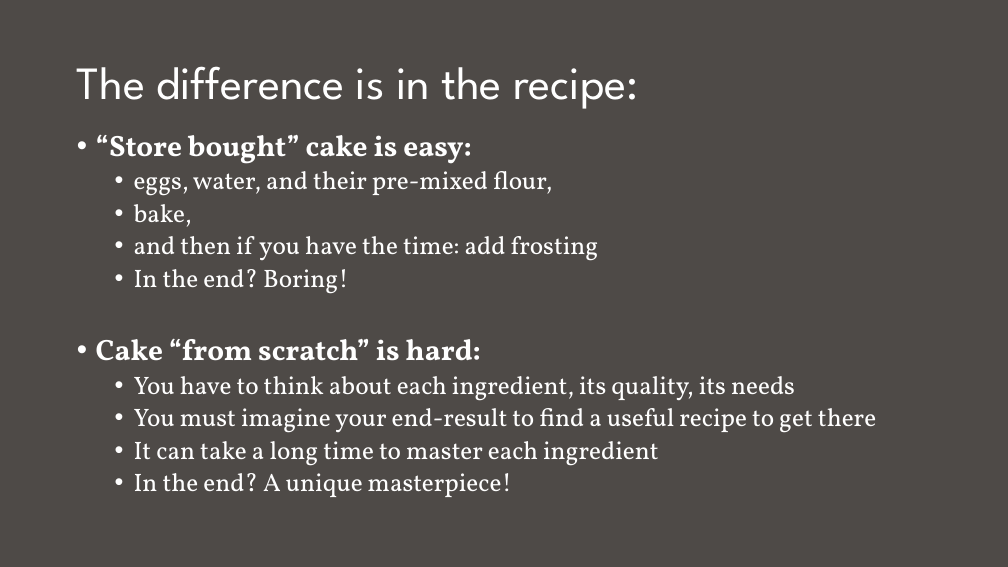
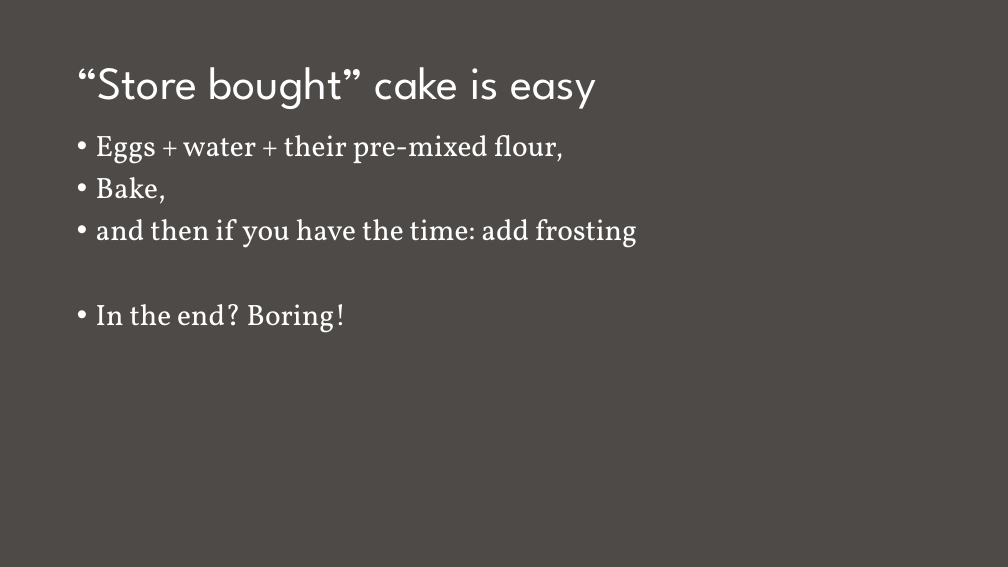
Before and after one commit to nuitrcs/Intro_to_d3_workshop, a slide deck: slide 13 of Introduction to D3.pptx. Drawn at 1008x567 pixels with LibreOffice and Linux fonts; fonts in the diff are those of the drawing. Boxes give left, top, right and bottom in pixels: in the first picture for what was removed or moved away, otherwise in the second. Text is boxed around its words. In the diff, an @@ line names an element or a change of style, - is before the commit and + after.

```diff
--- a/Introduction to D3.pptx
+++ b/Introduction to D3.pptx
@@ title at (x1=77, y1=67, x2=597, y2=109): text changed @@
-The difference is in the recipe:
+“Store bought” cake is easy
@@ text at (x1=96, y1=135, x2=563, y2=204): text changed; size 24 to 28 pt @@
-• “Store bought” cake is easy:
-  • eggs, water, and their pre-mixed flour,
-  • bake,
+• Eggs + water + their pre-mixed flour,
+• Bake,
@@ text at (x1=96, y1=219, x2=637, y2=333): size 24 to 28 pt in "and then if you have the time: ...", "In the end? Boring!"; list level 2 to 1 in "and then if you have ..."; list level 2 to 1 in "In the end? Boring!" @@
@@ text at (x1=96, y1=339, x2=876, y2=497): paragraphs removed @@
-• Cake “from scratch” is hard:
-  • You have to think about each ingredient, its quality, its needs
-  • You must imagine your end-result to find a useful recipe to get there
-  • It can take a long time to master each ingredient
-  • In the end? A unique masterpiece!
```
Also in this commit, not shown: 7 other slides changed, 2 slides added, 1 slide removed.
